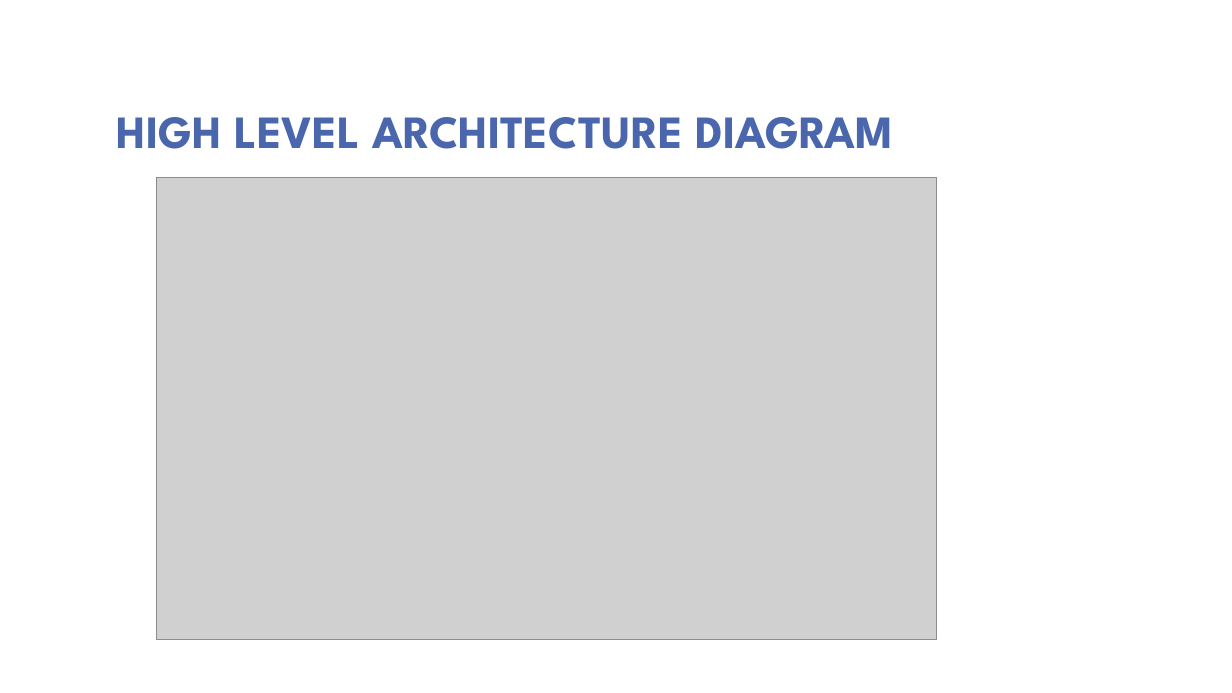
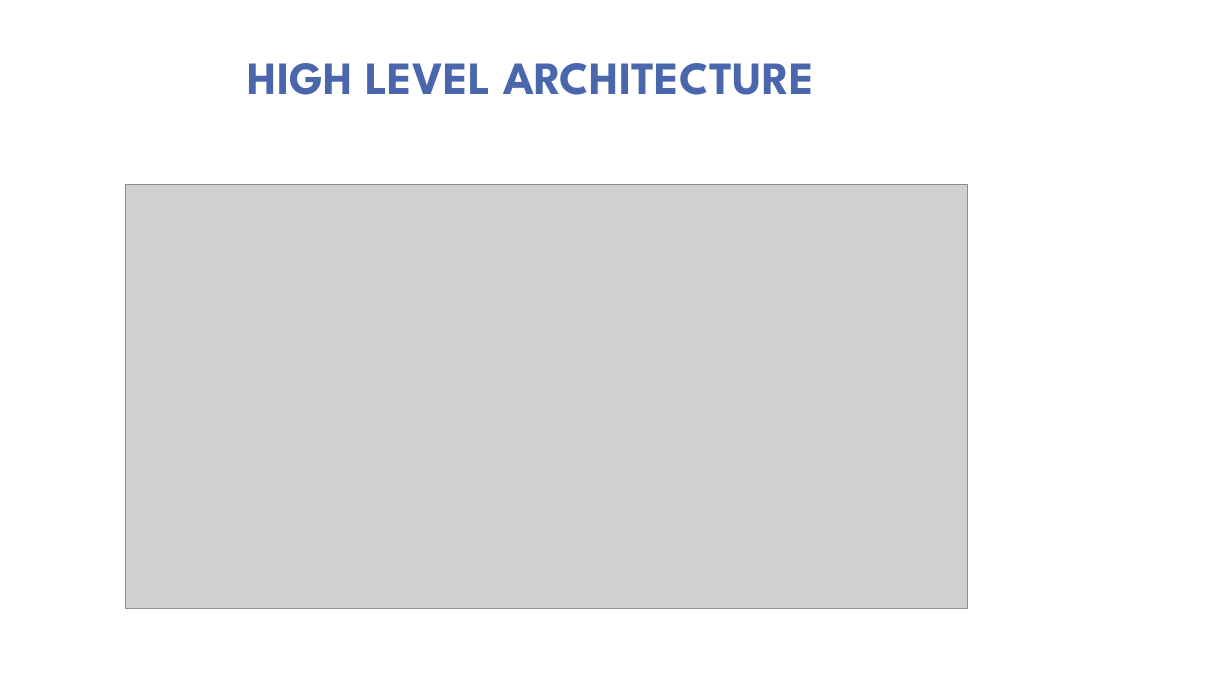
Before and after one commit to Dhanushka-Sanjaya/2nd-year-Group-Project, a slide deck: slide 24 of presentation/GROUP 13.pptx. Drawn at 1232x693 pixels with LibreOffice and Linux fonts; fonts in the diff are those of the drawing; grey boxes stand for pictures; background and template pictures are left out. Boxes give left, top, right and bottom in pixels: in the first picture for what was removed or moved away, otherwise in the second. Text is boxed around its words. In the diff, an @@ line names an element or a change of style, - is before the commit and + after.

```diff
--- a/presentation/GROUP 13.pptx
+++ b/presentation/GROUP 13.pptx
@@ title at <box>248,63,814,95</box>: text changed @@
-HIGH LEVEL ARCHITECTURE DIAGRAM
+HIGH LEVEL ARCHITECTURE
@@ picture: place and size @@
-picture at <box>156,177,936,640</box>
+picture at <box>126,185,968,608</box>
```
Also in this commit, not shown: 1 other slide changed, 5 slides added, 4 slides removed, 2 other files.
